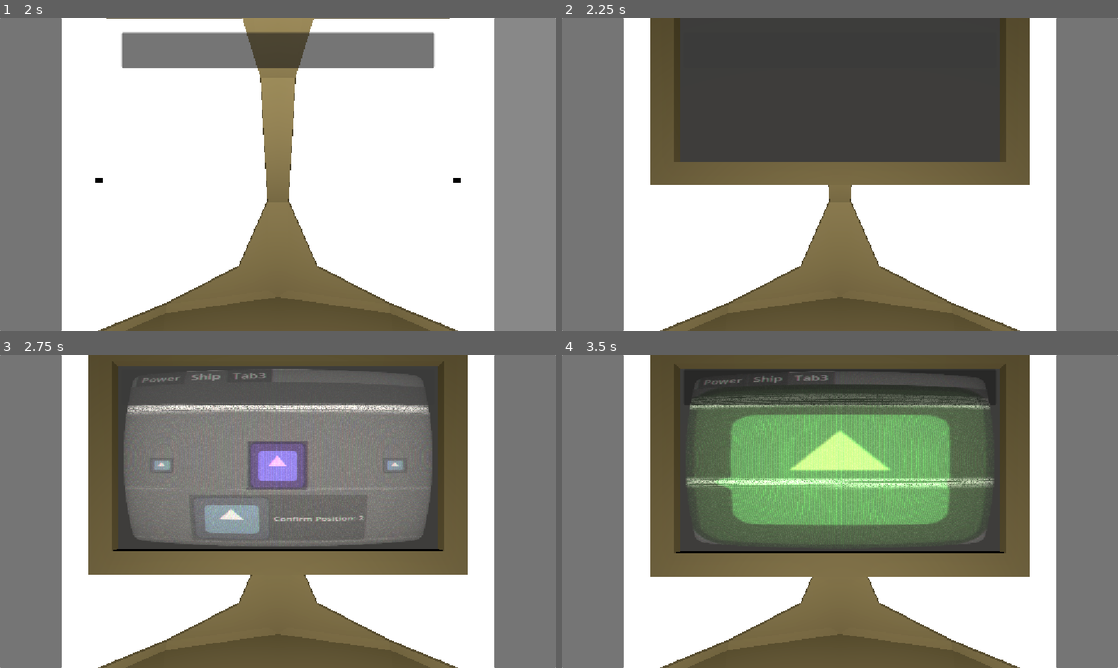
Above: before the commit, frames 1-4 (two rows, left to right).
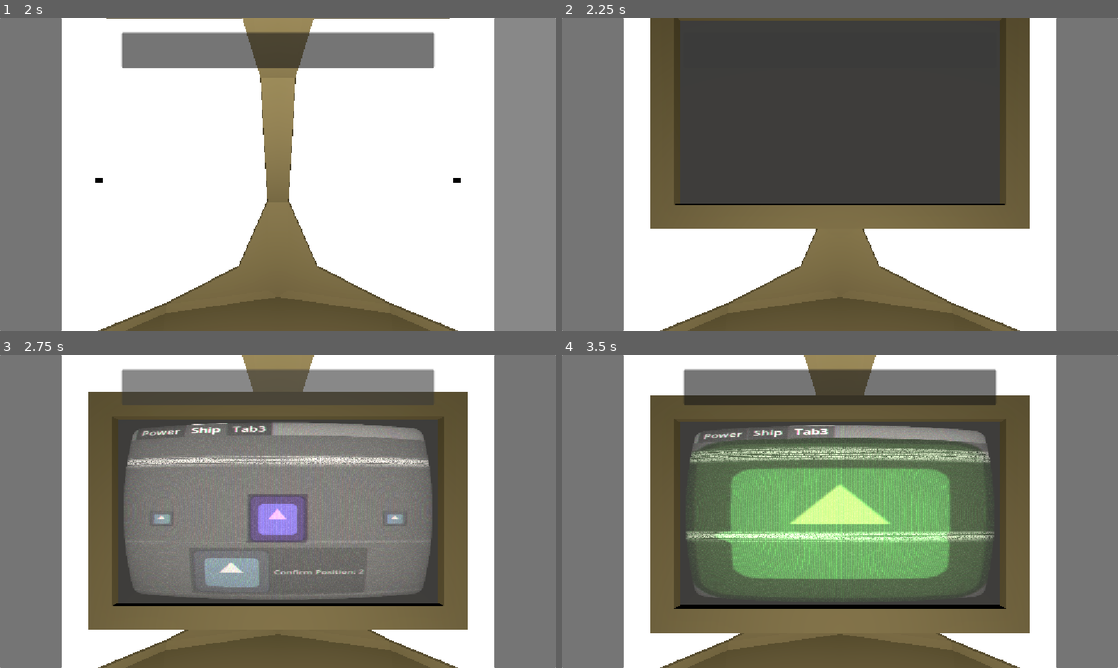
Above: after the commit, the same moments.

Repository: T3RRAT/Tether
Game: Godot game, scene res://Scenes/game.tscn
Two runs of this game, one before a commit and one after it. Both use one fixed random seed, a clock stepped at 60 frames per second and the inputs below. The engine's default icon, where the game draws it, is replaced by a stand-in: a white triangle on a blue panel in a dark square. Sound files missing from this copy of the repository are replaced by a short silence.
Inputs (mouse positions are in pixels of both pictures, inside the frame that each line leads up to):
- Up to frame 1 (2 s): click (33, 174) at 0.5 s; click (522, 174) at 1.25 s
- Up to frame 2 (2.25 s): click (840, 49) at 2 s
- Up to frame 3 (2.75 s): no input
- Up to frame 4 (3.5 s): tap Enter at 2.75 s; move the mouse to (962, 495) at 2.77 s; hold D (Go Right) from 2.78 s (still down); hold Space (Confirm Action) from 2.78 s (still down); click (962, 495) at 2.92 s

Frame 1 is identical in both runs. In frame 2, 14% of the frame differs, in the area x 15-85%, y 0-68%; in frame 3, 38%; in frame 4, 42%, in the area x 15-85%, y 0-89%.

Commit message:
Captcha
After lookin at the same 5 functions for another hour, i would think id have figured out this thing

Diff:
--- a/Scenes/game.tscn
+++ b/Scenes/game.tscn
@@ -261,7 +261,7 @@
 mesh = SubResource("SphereMesh_yf5fn")
 
 [node name="Computer Down Pos" type="MeshInstance3D" parent="Computer Items" unique_id=1378832576]
-transform = Transform3D(1, 0, 0, 0, 1, 0, 0, 0, 1, 0, 0.5, -1.5)
+transform = Transform3D(1, 0, 0, 0, 1, 0, 0, 0, 1, 0, 0.3, -1.5)
 visible = false
 mesh = SubResource("SphereMesh_yf5fn")
 
--- a/Scripts/click_captcha.gd
+++ b/Scripts/click_captcha.gd
@@ -22,7 +22,11 @@
 
 var s2T_On = false
 var s3T_On = false
+var pressedButton = false
 var finsihed = false
+
+var loading_Image_Rotation_Stuff = deg_to_rad(90)
+
 
 # Called when the node enters the scene tree for the first time.
 func _ready() -> void:
@@ -43,7 +47,9 @@
 		button.visible = false
 		loading_Image.visible = false
 		button.scale = Vector2(0, 0)
+		finished_Image.scale = Vector2(0, 0)
 		checkbox_Image.visible = false
+		finished_Image.visible = false
 		#button.scale = lerp(button.scale, Vector2(0, 1), delta * 1)
 		#loading_Image.scale = Vector2(0, 0)
 		#loading_Image.scale = lerp(loading_Image.scale, Vector2(0, 0), delta * 1)
@@ -56,29 +62,33 @@
 
 		if s2T_On == false:
 			state_2_Timer.start(loading_Time)
+			s2T_On == true
 	elif captchaState == 2:
 		# Button is loading. Icon should be invisible and loading circle should be working
 		#button.icon.visible = false
+		checkbox_Image.visible = false
 		loading_Image.visible = true
 		loading_Image.scale = lerp(loading_Image.scale, loading_Image_Scale, delta * 1)
+
+
 	elif captchaState == 3:
 		# Button is closing. Icon changes to finished icon
+		finished_Image.visible = true
 		finished_Image.scale = lerp(finished_Image.scale, finished_Image_Scale, delta * 1)
-		loading_Image.scale = lerp(loading_Image.scale, Vector2(0, 0), delta * 0.1)
+		loading_Image.scale = lerp(loading_Image.scale, Vector2(0, 0), delta * 10)
 		if s3T_On == false:
 			state_3_Timer.start()
+			s3T_On = true
 		pass
 
 	# Should constantly just rotate the loading image
-	loading_Image.rotation_degrees = rotate_toward(loading_Image.rotation_degrees, loading_Image.rotation_degrees + 90, delta * 1)
-
-	pass
+	loading_Image.rotation = lerp_angle(loading_Image.rotation, loading_Image_Rotation_Stuff, delta * 2)
 
 func openCaptcha():
-	print("Open Seasasesaeme")
-	captchaState = 1
-	finsihed = false
-	pass
+	if captchaState == 0:
+		print("Open Seasasesaeme")
+		captchaState = 1
+		finsihed = false
 
 
 func closeCaptcha():
@@ -91,10 +101,12 @@
 
 func _on_pressed() -> void:
 	print("Pressed and loading")
-	captchaState = 2
-	pass # Replace with function body.
+	if pressedButton == false:
+		captchaState = 2
+		pressedButton = true
 
-#
+
+
 func _on_captcha_state_2_timeout() -> void:
 	captchaState = 3
 	s2T_On = false
@@ -102,6 +114,13 @@
 
 
 func _on_captcha_state_3_timeout() -> void:
+	button.visible = false
 	closeCaptcha()
-	s3T_On = false
 	pass # Replace with function body.
+
+
+
+
+# Get thing to rotate
+# Get visibility right. KINDA DONE.
+# make it impossible to break
--- a/Scripts/game.gd
+++ b/Scripts/game.gd
@@ -152,8 +152,8 @@
 			flashSound.play(0.38) # Number is here to make sure flash sound isnt delayed
 			checkMonster()
 		elif inUserInterface == true && called_To_Change == false:
+			called_To_Change = true
 			computer.call("callChangeTrueShipPosition")
-			called_To_Change = true
 	else:
 		lightLeft.light_energy = lerp(lightLeft.light_energy, 0.0, delta * 6)
 		lightRight.light_energy = lerp(lightRight.light_energy, 0.0, delta * 6)
@@ -292,7 +292,6 @@
 # Functions that are called by inner scenes. i really need to learn if there is some better way of doing this
 func clickCap_Computer_Game():
 	called_To_Change = false
-	pass
 
 
 
